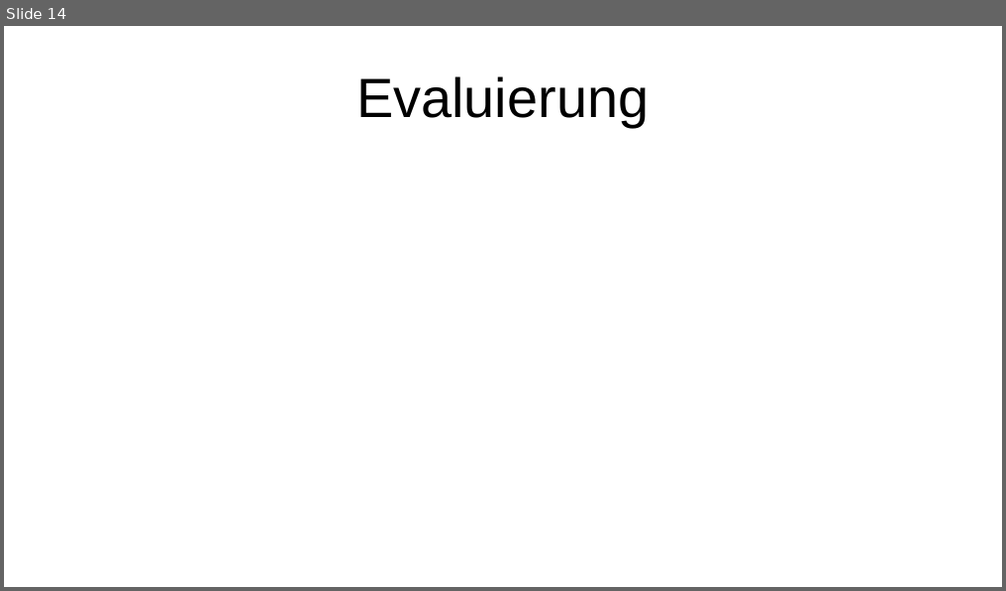
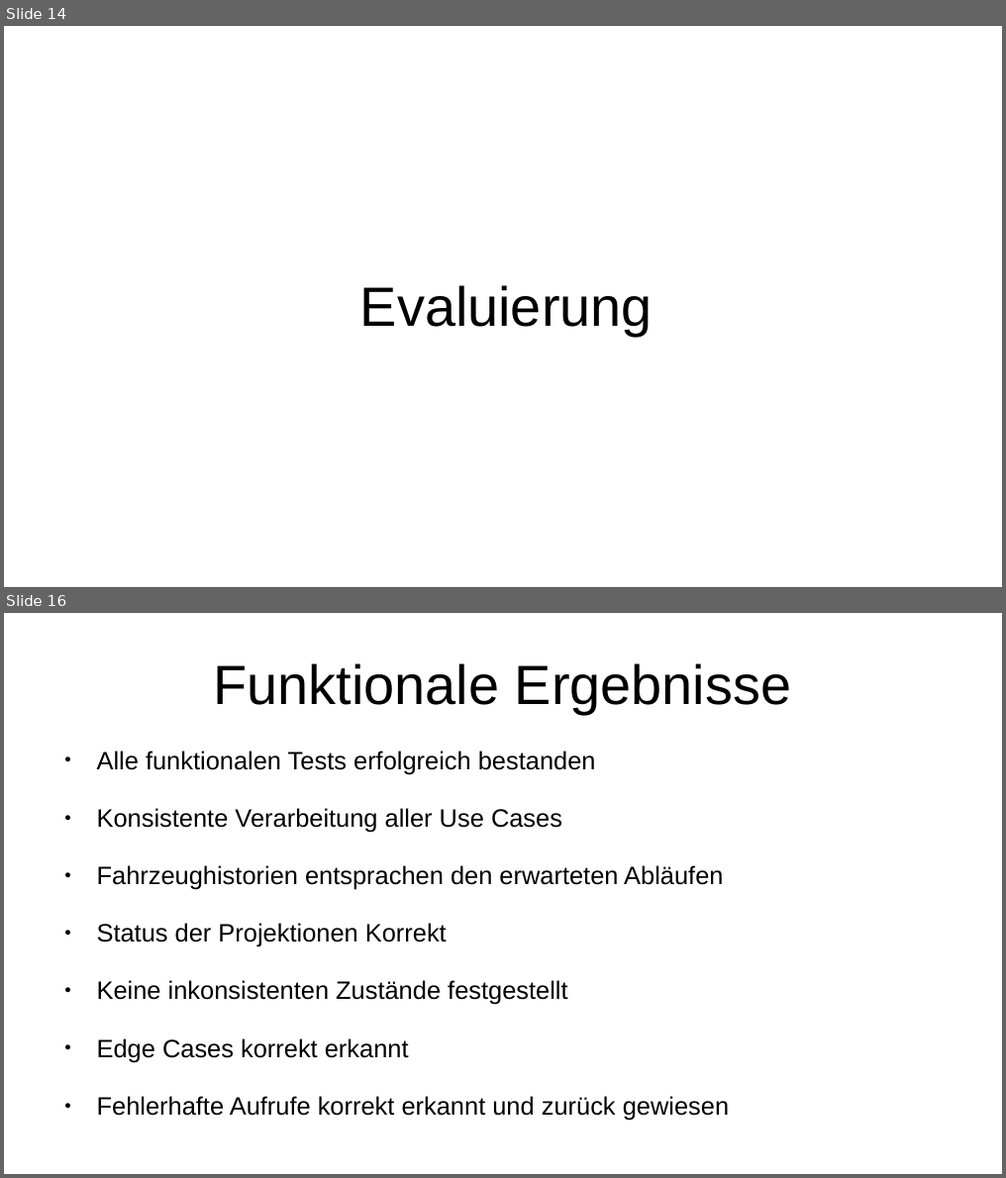
Before and after one commit to FSpruhs/park-flow, a slide deck: presentation.odp. Shown one above the other, each under a label of ours: slide 14 before the commit, slides 14 and 16 after it; the slides between them are not shown. The pictures are 1006x591 and 1006x1178 pixels, drawn with LibreOffice and Linux fonts; fonts in the diff are those of the drawing. Boxes give left, top, right and bottom in pixels: in the first picture for what was removed or moved away, otherwise in the second. Text is boxed around its words. In the diff, an @@ line names an element or a change of style, - is before the commit and + after.

```diff
--- a/presentation.odp
+++ b/presentation.odp
@@ slide 16 added at box(4, 613, 1002, 1174), background #FFFFFF @@
@@ title added at box(214, 663, 791, 714), 44 pt, text #000000 @@
+Funktionale Ergebnisse
@@ text added at box(97, 751, 729, 1120), 20 pt, text #000000 @@
+● Alle funktionalen Tests erfolgreich bestanden
+● Konsistente Verarbeitung aller Use Cases
+● Fahrzeughistorien entsprachen den erwarteten Abläufen
+● Status der Projektionen Korrekt
+● Keine inkonsistenten Zustände festgestellt
+● Edge Cases korrekt erkannt
+● Fehlerhafte Aufrufe korrekt erkannt und zurück gewiesen
@@ slide 14 changed as well @@
@@ title "Evaluierung": place and size @@
-title "Evaluierung" at box(356, 76, 648, 127)
+title "Evaluierung" at box(360, 285, 652, 336)
```
Also in this commit, not shown: 11 other slides changed, 4 other slides added, 2 other files.
